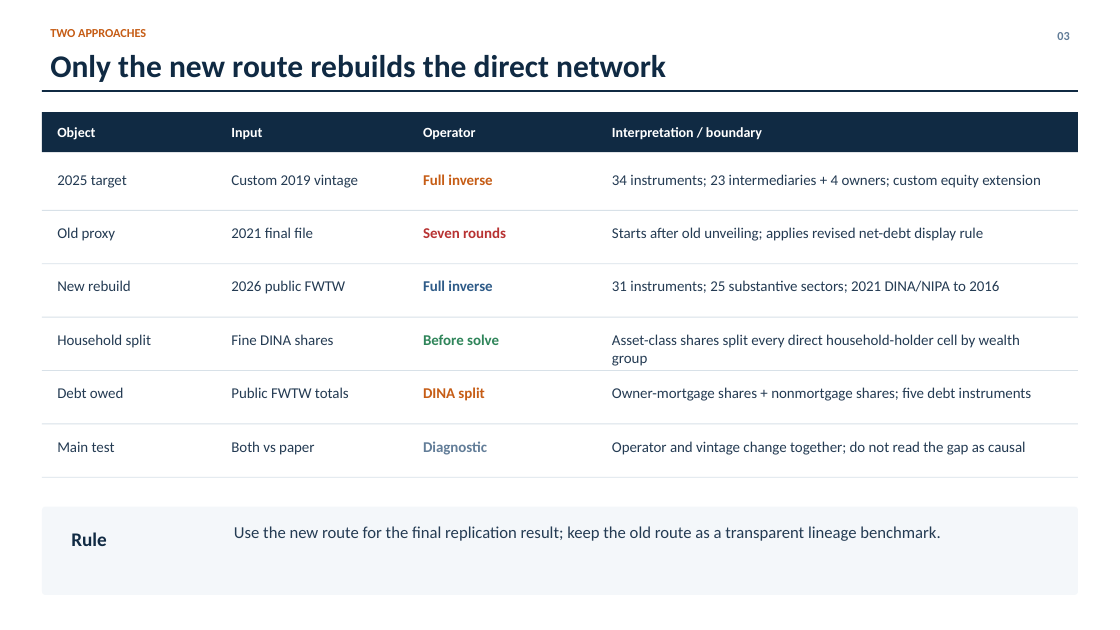
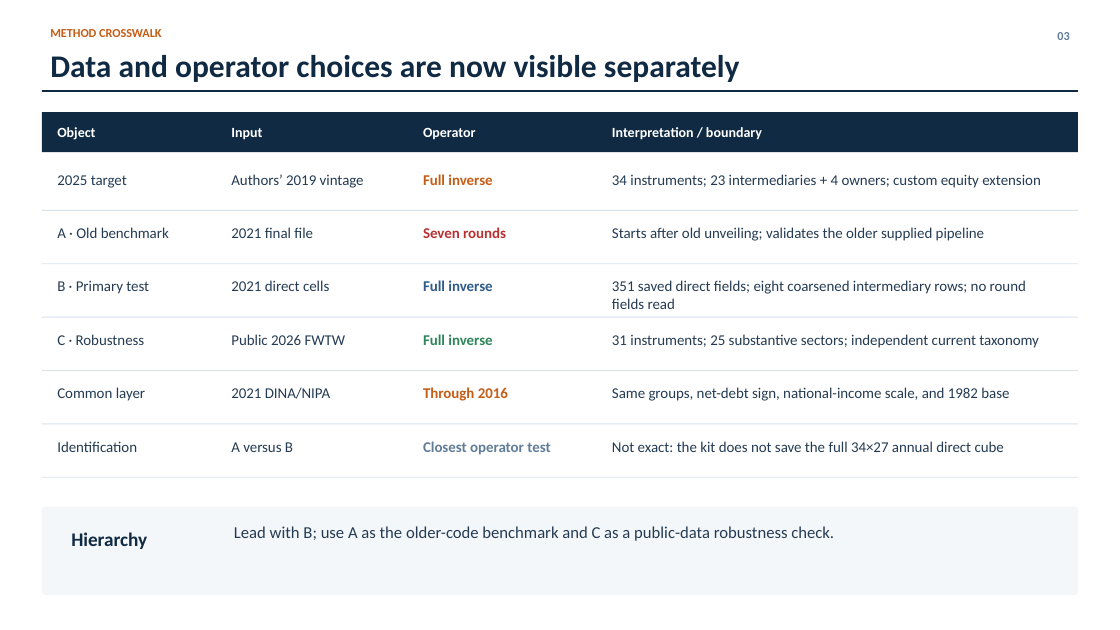
Before and after one commit to lorenz-gorini/mian-sufi-straub2025-saving-glut-replication, a slide deck: slide 3 of Presentation/6_figure8_method_comparison/presentation.pptx. Drawn at 1120x630 pixels with LibreOffice and Linux fonts; fonts in the diff are those of the drawing. Boxes give left, top, right and bottom in pixels: in the first picture for what was removed or moved away, otherwise in the second. Text is boxed around its words. In the diff, an @@ line names an element or a change of style, - is before the commit and + after.

Commit message:
Add three-route Figure 8 method comparison
Separate the seven-round benchmark, 2021-direct full-inverse
reconstruction, and public-FWTW robustness route. Add comparison
metrics, tests, documentation, and the focused presentation.

Validation: 36 tests passed; presentation QA passed.
AI-assisted implementation and documentation.

```diff
--- a/Presentation/6_figure8_method_comparison/presentation.pptx
+++ b/Presentation/6_figure8_method_comparison/presentation.pptx
@@ text at [50, 29, 161, 37]: text changed @@
-TWO APPROACHES
+METHOD CROSSWALK
@@ text at [50, 55, 740, 82]: text changed @@
-Only the new route rebuilds the direct network
+Data and operator choices are now visible separately
@@ text at [231, 174, 364, 188]: text changed @@
-Custom 2019 vintage
+Authors’ 2019 vintage
@@ text at [57, 227, 169, 238]: text changed @@
-Old proxy
+A · Old benchmark
@@ text at [612, 227, 984, 241]: text changed @@
-Starts after old unveiling; applies revised net-debt display rule
+Starts after old unveiling; validates the older supplied pipeline
@@ text at [57, 281, 149, 294]: text changed @@
-New rebuild
+B · Primary test
@@ text at [231, 280, 329, 291]: text changed @@
-2026 public FWTW
+2021 direct cells
@@ text at [612, 280, 1026, 309]: text changed @@
-31 instruments; 25 substantive sectors; 2021 DINA/NIPA to 2016
+351 saved direct fields; eight coarsened intermediary rows; no round fields read
@@ text at [57, 334, 145, 345]: text changed @@
-Household split
+C · Robustness
@@ text at [231, 334, 346, 345]: text changed @@
-Fine DINA shares
+Public 2026 FWTW
@@ text at [423, 334, 492, 345]: text changed @@
-Before solve
+Full inverse
@@ text at [612, 334, 1039, 348]: text changed @@
-Asset-class shares split every direct household-holder cell by wealth group
+31 instruments; 25 substantive sectors; independent current taxonomy
@@ text at [57, 387, 145, 401]: text changed @@
-Debt owed
+Common layer
@@ text at [231, 387, 330, 399]: text changed @@
-Public FWTW totals
+2021 DINA/NIPA
@@ text at [423, 387, 508, 401]: text changed @@
-DINA split
+Through 2016
@@ text at [612, 387, 1009, 401]: text changed @@
-Owner-mortgage shares + nonmortgage shares; five debt instruments
+Same groups, net-debt sign, national-income scale, and 1982 base
@@ text at [57, 441, 137, 452]: text changed @@
-Main test
+Identification
@@ text at [231, 442, 293, 452]: text changed @@
-Both vs paper
+A versus B
@@ text at [423, 441, 550, 455]: text changed @@
-Diagnostic
+Closest operator test
@@ text at [612, 441, 1004, 452]: text changed @@
-Operator and vintage change together; do not read the gap as causal
+Not exact: the kit does not save the full 34×27 annual direct cube
@@ text at [71, 532, 147, 549]: text changed @@
-Rule
+Hierarchy
@@ text at [234, 526, 834, 541]: text changed @@
-Use the new route for the final replication result; keep the old route as a transparent lineage benchmark.
+Lead with B; use A as the older-code benchmark and C as a public-data robustness check.
```
Also in this commit, not shown: 7 other slides changed, 24 other files.
